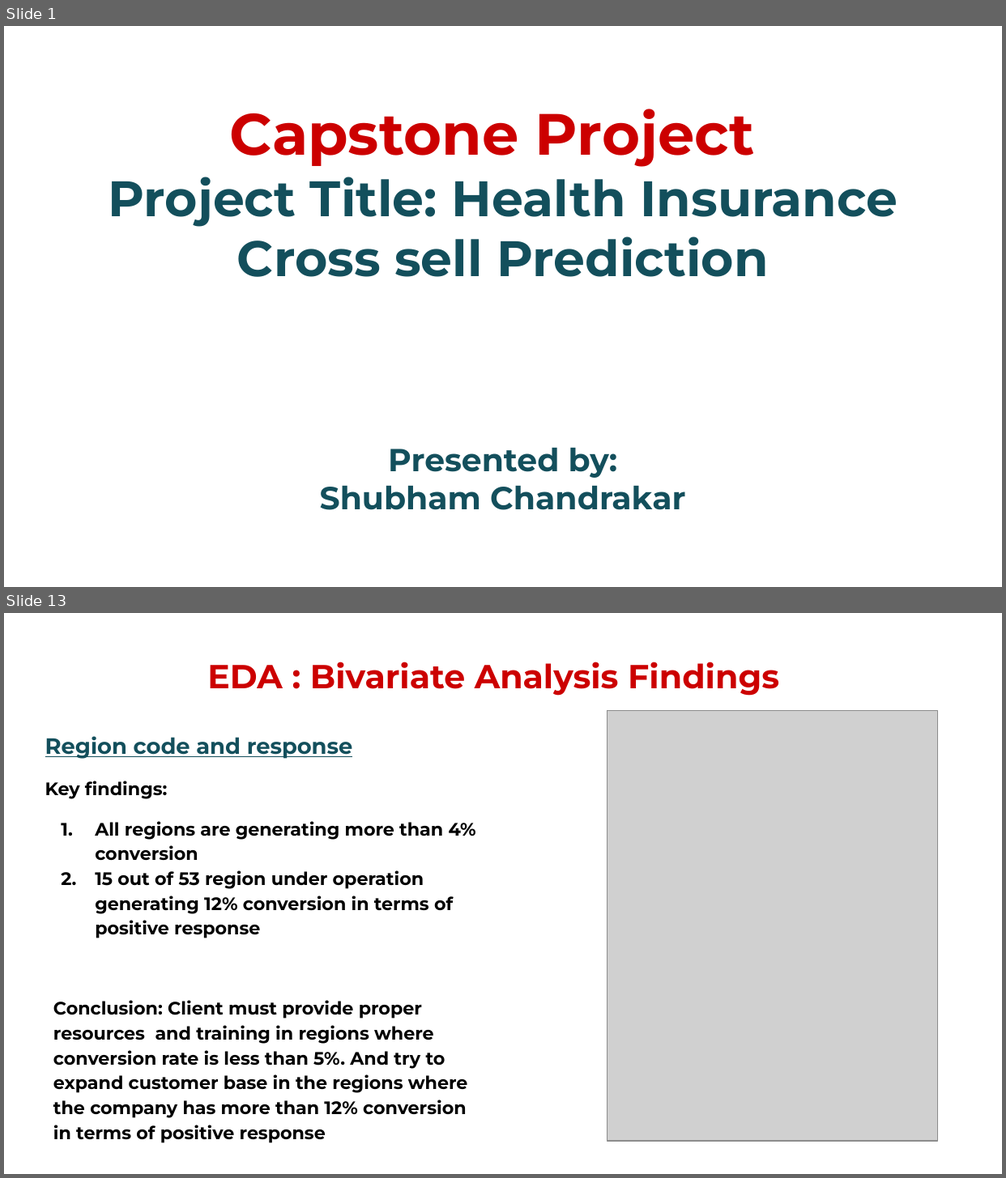
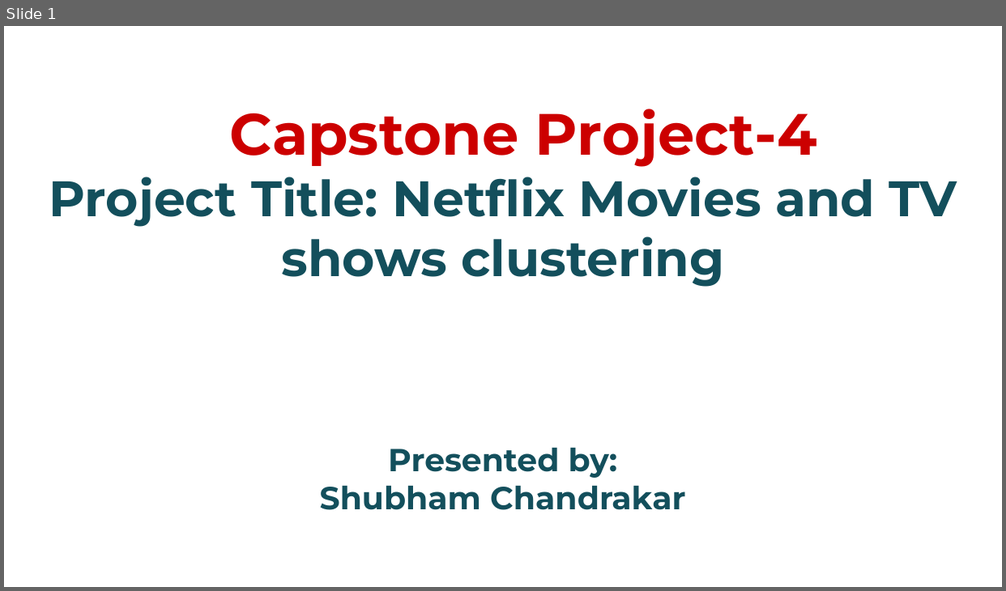
Before and after one commit to chandrakar-shubham/health-insurance-cross-sell-prediction, a slide deck: Project_presentation.pptx. Shown one above the other, each under a label of ours: slides 1 and 13 before the commit, slide 1 after it; the slides between them are not shown. The pictures are 1006x1178 and 1006x591 pixels, drawn with LibreOffice and Linux fonts; fonts in the diff are those of the drawing; grey boxes stand for pictures; background and template pictures are left out. Boxes give left, top, right and bottom in pixels: in the first picture for what was removed or moved away, otherwise in the second. Text is boxed around its words. In the diff, an @@ line names an element or a change of style, - is before the commit and + after.

```diff
--- a/Project_presentation.pptx
+++ b/Project_presentation.pptx
@@ slide 13 removed at (4, 613, 1002, 1174), background #FFFFFF @@
@@ text removed at (207, 662, 779, 696) @@
-EDA : Bivariate Analysis Findings
@@ picture removed at (607, 711, 937, 1141) @@
@@ text removed at (45, 736, 476, 1144) @@
-Region code and response
-Key findings:
-1. All regions are generating more than 4% conversion
-2. 15 out of 53 region under operation generating 12% conversion in terms of positive response
-Conclusion: Client must provide proper resources and training in regions where conversion rate is less than 5%. And try to expand customer base in the regions where the company has more than 12% conversion in terms of positive response
@@ slide 1 changed as well @@
@@ title at (49, 109, 957, 287): text changed @@
-Capstone Project
-Project Title: Health Insurance Cross sell Prediction
+Capstone Project-4
+Project Title: Netflix Movies and TV shows clustering
```
Also in this commit, not shown: 16 slides added, 21 other slides removed.
